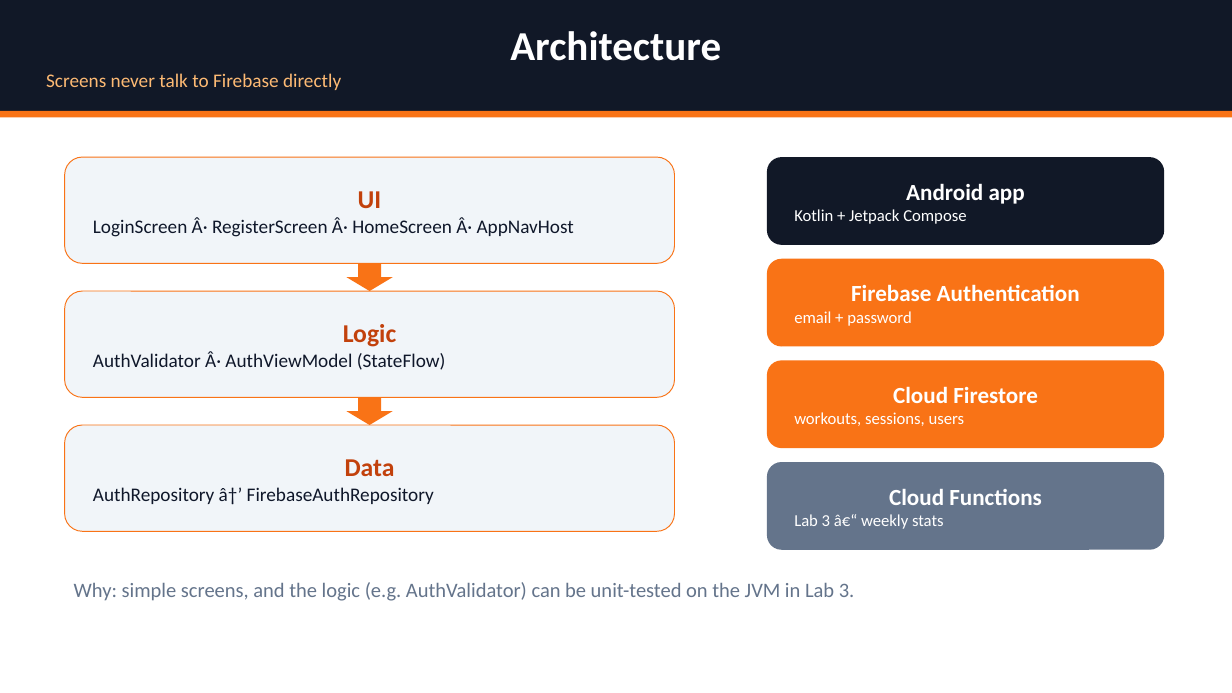
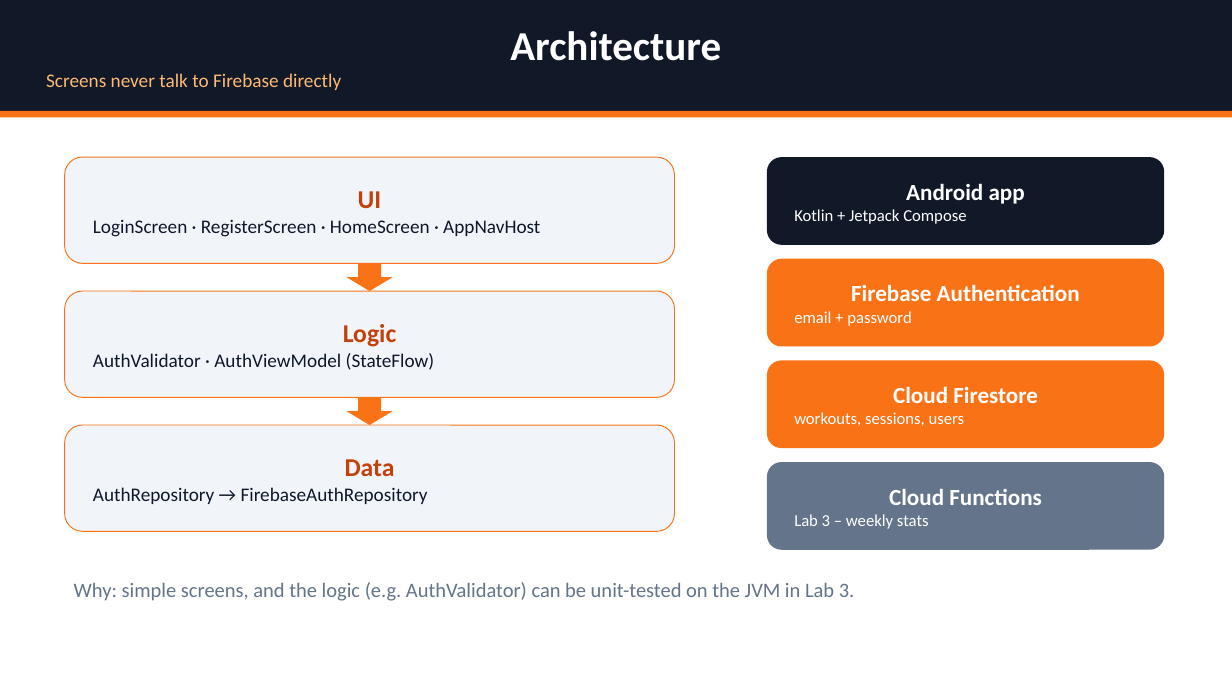
Before and after one commit to Ozodiy/gymbuddy-app, a slide deck: slide 8 of docs/presentation/GymBuddy_Lab1_Presentation.pptx (slide 7 before the commit). Drawn at 1232x693 pixels with LibreOffice and Linux fonts; fonts in the diff are those of the drawing. Boxes give left, top, right and bottom in pixels: in the first picture for what was removed or moved away, otherwise in the second. Text is boxed around its words. In the diff, an @@ line names an element or a change of style, - is before the commit and + after.

```diff
--- a/docs/presentation/GymBuddy_Lab1_Presentation.pptx
+++ b/docs/presentation/GymBuddy_Lab1_Presentation.pptx
@@ text in rounded rectangle at box(93, 220, 540, 237): text changed @@
-LoginScreen Â· RegisterScreen Â· HomeScreen Â· AppNavHost
+LoginScreen · RegisterScreen · HomeScreen · AppNavHost
@@ text in rounded rectangle at box(93, 353, 435, 370): text changed @@
-AuthValidator Â· AuthViewModel (StateFlow)
+AuthValidator · AuthViewModel (StateFlow)
@@ text in rounded rectangle at box(93, 487, 428, 504): text changed @@
-AuthRepository â†’ FirebaseAuthRepository
+AuthRepository → FirebaseAuthRepository
@@ text in rounded rectangle at box(794, 514, 929, 529): text changed @@
-Lab 3 â€“ weekly stats
+Lab 3 – weekly stats
```
Also in this commit, not shown: 12 other slides changed, 2 slides added, 1 other file.
